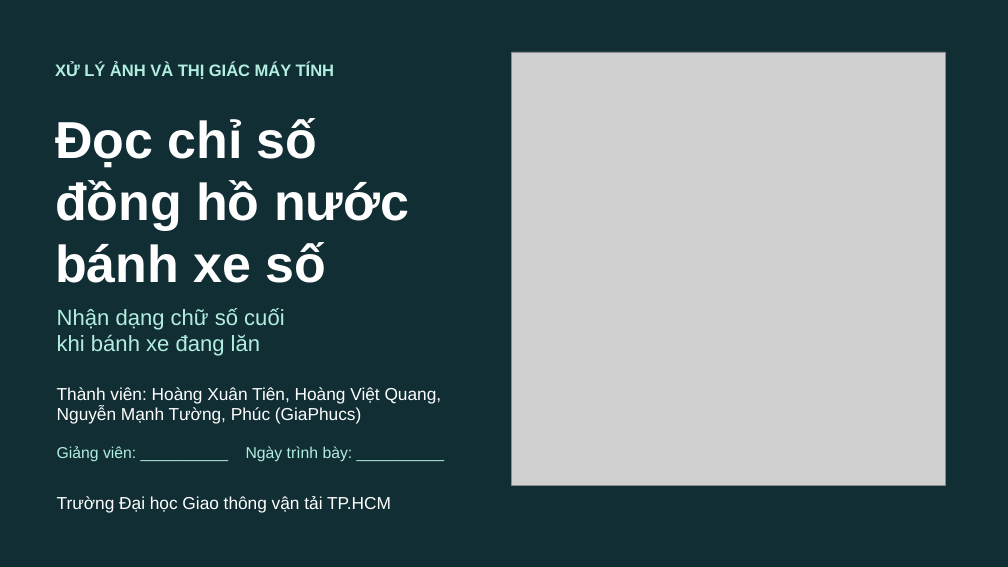
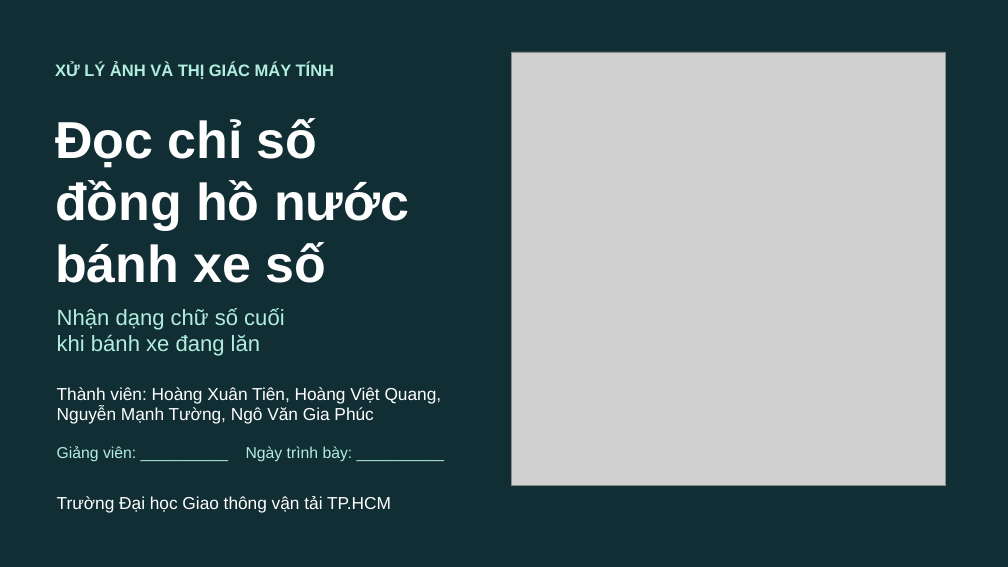
Before and after one commit to qivarnq3g/cv-water-meter-reading, a slide deck: slide 1 of report/Doc-chi-so-dong-ho-nuoc-Suon-thuyet-trinh.pptx. Drawn at 1008x567 pixels with LibreOffice and Linux fonts; fonts in the diff are those of the drawing; grey boxes stand for pictures. Boxes give left, top, right and bottom in pixels: in the first picture for what was removed or moved away, otherwise in the second. Text is boxed around its words. In the diff, an @@ line names an element or a change of style, - is before the commit and + after.

Commit message:
Fix slide text overflow after Keynote render review

```diff
--- a/report/Doc-chi-so-dong-ho-nuoc-Suon-thuyet-trinh.pptx
+++ b/report/Doc-chi-so-dong-ho-nuoc-Suon-thuyet-trinh.pptx
@@ text at (57,406,373,424): text changed @@
-Nguyễn Mạnh Tường, Phúc (GiaPhucs)
+Nguyễn Mạnh Tường, Ngô Văn Gia Phúc
```
Also in this commit, not shown: 3 other slides changed.
